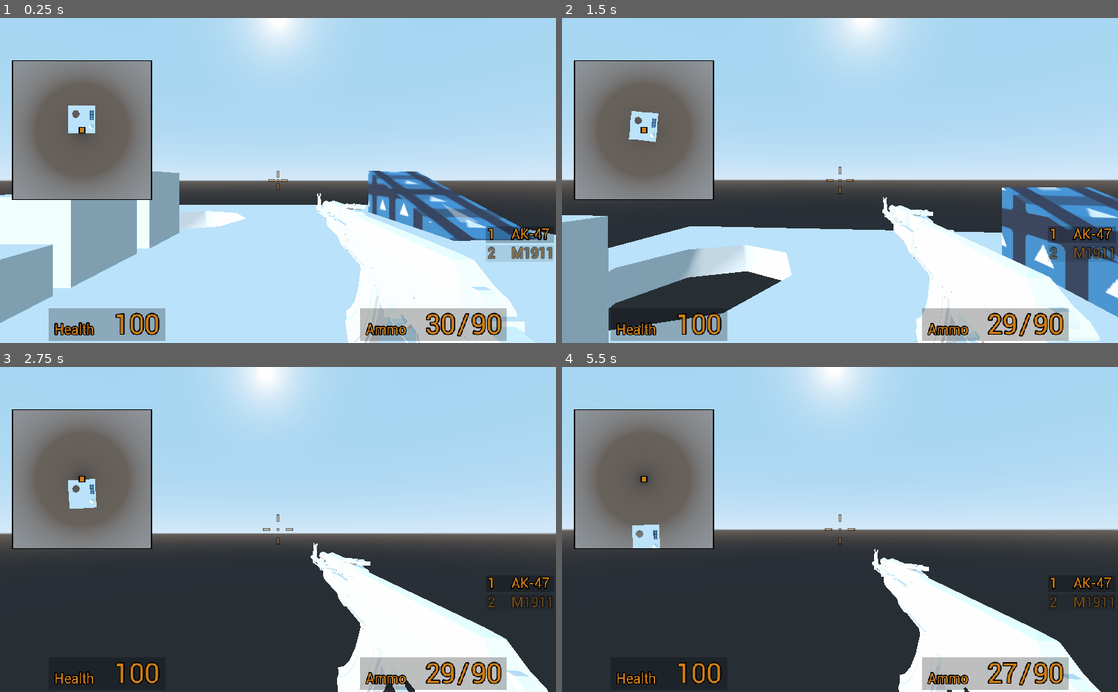
Above: before the commit, frames 1-4 (two rows, left to right).
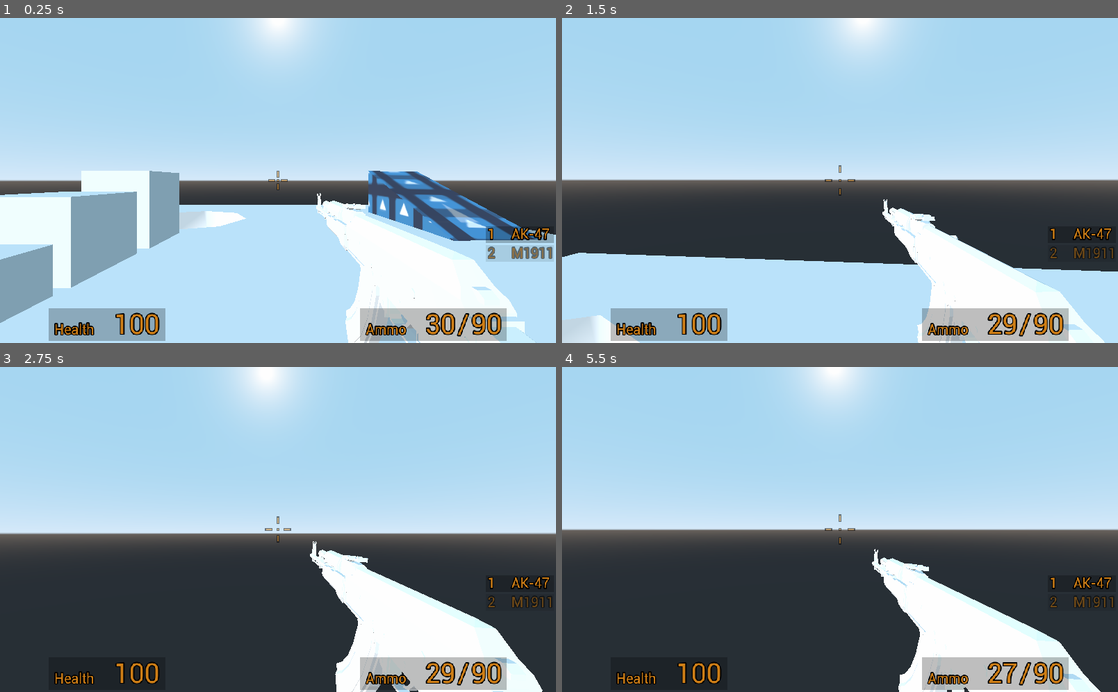
Above: after the commit, the same moments.

Repository: ValentinVillalba/juego-1
Game: Godot game, scene res://Escenas/Escena.tscn
The game is run twice, just before and just after one commit, with the same random seed, the same clock (stepped at 60 frames per second) and the same inputs. The engine's default icon, where the game draws it, is replaced by a stand-in: a white triangle on a blue panel in a dark square. Sound files missing from this copy of the repository are replaced by a short silence.
Inputs (mouse positions are in pixels of both pictures, inside the frame that each line leads up to):
- Up to frame 1 (0.25 s): no input
- Up to frame 2 (1.5 s): move the mouse to (867, 180) at 0.52 s; hold Shift 0.53-1.28 s; hold W from 0.53 s (still down); click (867, 180) at 0.67 s; tap Space at 0.77 s; move the mouse to (812, 180) at 1.27 s; tap Shift at 1.35 s
- Up to frame 3 (2.75 s): keep holding W; tap Space at 1.52 s; move the mouse to (289, 523) at 2.02 s; hold Z from 2.03 s (still down); tap Shift at 2.3 s
- Up to frame 4 (5.5 s): keep holding W; move the mouse to (834, 536) at 2.77 s; release Z at 2.78 s; tap Q at 2.85 s; click (834, 536) at 2.92 s; tap Space at 3.02, 3.77, 4.52 s; tap Shift every 0.75 s from 3.05 to 5.3 s; move the mouse to (878, 532) at 3.52 s; hold Ctrl 3.53-4.28 s; move the mouse to (795, 526) at 4.27 s; tap C at 4.35 s; move the mouse to (845, 529) at 5.02 s; hold F from 5.03 s (still down); click (845, 529) at 5.17 s

The runs differ from the first frame. In frame 1, 10% of the frame differs, in the area x 2-28%, y 13-56%; in frame 2, 31%, in the area x 0-100%, y 13-100%; in frame 3, 12%; in frame 4, 11%.

Commit message:
cambios fps

Diff:
--- a/Escenas/Escena.tscn
+++ b/Escenas/Escena.tscn
@@ -115,4 +115,4 @@
 depth = 0.968116
 
 [node name="DirectionalLight" type="DirectionalLight" parent="."]
-transform = Transform( 0.590584, 0.31362, -0.743541, -0.342019, 0.931821, 0.121375, 0.730913, 0.182623, 0.657582, -2.69618, 2.50223, 5.01386 )
+transform = Transform( 0.590584, 0.31362, -0.743541, -0.342019, 0.931821, 0.121375, 0.730913, 0.182623, 0.657583, -3.62126, 4.0189, 5.01386 )
--- a/player/Player.gd
+++ b/player/Player.gd
@@ -97,9 +97,9 @@
 
 	if is_on_floor():
 		if Input.is_key_pressed(KEY_SHIFT) or Input.get_joy_axis(0, 6) >= 0.6:
+			current_speed = run_speed
+		else:
 			current_speed = walk_speed
-		else:
-			current_speed = run_speed
 		if crouched:
 			current_speed = crouch_speed
 
--- a/player/Player.tscn
+++ b/player/Player.tscn
@@ -1,12 +1,10 @@
-[gd_scene load_steps=10 format=2]
+[gd_scene load_steps=8 format=2]
 
 [ext_resource path="res://player/Player.gd" type="Script" id=1]
 [ext_resource path="res://player/grab/Grab.tscn" type="PackedScene" id=2]
 [ext_resource path="res://player/crosshair/Crosshair.tscn" type="PackedScene" id=3]
-[ext_resource path="res://player/flashlight/Flashlight.tscn" type="PackedScene" id=4]
 [ext_resource path="res://player/shoot/Shoot.tscn" type="PackedScene" id=5]
 [ext_resource path="res://player/footstep_sound/FootstepSound.tscn" type="PackedScene" id=6]
-[ext_resource path="res://player/minimap/Minimap.tscn" type="PackedScene" id=7]
 
 [sub_resource type="CapsuleShape" id=1]
 radius = 0.5
@@ -26,13 +24,9 @@
 
 [node name="Crosshair" parent="Head/Camera" instance=ExtResource( 3 )]
 
-[node name="Flashlight" parent="Head/Camera" instance=ExtResource( 4 )]
-
 [node name="FootstepSound" parent="Head/Camera" instance=ExtResource( 6 )]
 
 [node name="Grab" parent="Head/Camera" instance=ExtResource( 2 )]
-
-[node name="Minimap" parent="Head/Camera" instance=ExtResource( 7 )]
 
 [node name="CollisionShape" type="CollisionShape" parent="."]
 transform = Transform( 1, 0, 0, 0, -4.37114e-08, 1, 0, -1, -4.37114e-08, 0, 0.875, 0 )
--- a/player/shoot/Impact.gd
+++ b/player/shoot/Impact.gd
@@ -4,18 +4,18 @@
 
 var color = Color(1, 1, 1)
 
-onready var material = $Bullet.get_active_material(0)
+#onready var material = $Bullet.get_active_material(0)
 
 func _ready():
 	$Particles.emitting = true
 
 	$ImpactSound.pitch_scale = rand_range(0.95, 1.05)
 
-	$ColorTween.interpolate_property(material, "emission", Color(0.93, 0.9, 0.89), Color(0.88, 0.55, 0.45), 0.075, Tween.TRANS_SINE, Tween.EASE_IN_OUT)
-	$ColorTween.interpolate_property(material, "emission", Color(0.88, 0.55, 0.45), Color(0, 0, 0), 0.075, Tween.TRANS_SINE, Tween.EASE_IN_OUT, 0.075)
-	$ColorTween.interpolate_property(material, "emission_energy", 5, 0, 0.15, Tween.TRANS_SINE, Tween.EASE_IN_OUT)
-	$ColorTween.interpolate_property($Bullet, "scale", Vector3(1.5, 1.5, 1.5), Vector3(1, 1, 1), 0.15, Tween.TRANS_SINE, Tween.EASE_IN_OUT)
-	$ColorTween.start()
+#	$ColorTween.interpolate_property(material, "emission", Color(0.93, 0.9, 0.89), Color(0.88, 0.55, 0.45), 0.075, Tween.TRANS_SINE, Tween.EASE_IN_OUT)
+#	$ColorTween.interpolate_property(material, "emission", Color(0.88, 0.55, 0.45), Color(0, 0, 0), 0.075, Tween.TRANS_SINE, Tween.EASE_IN_OUT, 0.075)
+#	$ColorTween.interpolate_property(material, "emission_energy", 5, 0, 0.15, Tween.TRANS_SINE, Tween.EASE_IN_OUT)
+#	$ColorTween.interpolate_property($Bullet, "scale", Vector3(1.5, 1.5, 1.5), Vector3(1, 1, 1), 0.15, Tween.TRANS_SINE, Tween.EASE_IN_OUT)
+#	$ColorTween.start()
 
 	yield(get_tree(), "idle_frame")
 
--- a/project.godot
+++ b/project.godot
@@ -10,6 +10,7 @@
 
 _global_script_classes=[  ]
 _global_script_class_icons={
+
 }
 
 [application]
Not shown: 5 places in Escenas/Escena.tscn that only renumber resources
Not shown, changed: icon.png.import
Not shown, changed: player/shoot/AK-47.obj.import
Not shown, changed: player/shoot/AK-47_magazine.obj.import
Not shown, changed: player/shoot/Knife.obj.import
Not shown, changed: player/shoot/M1911.obj.import
